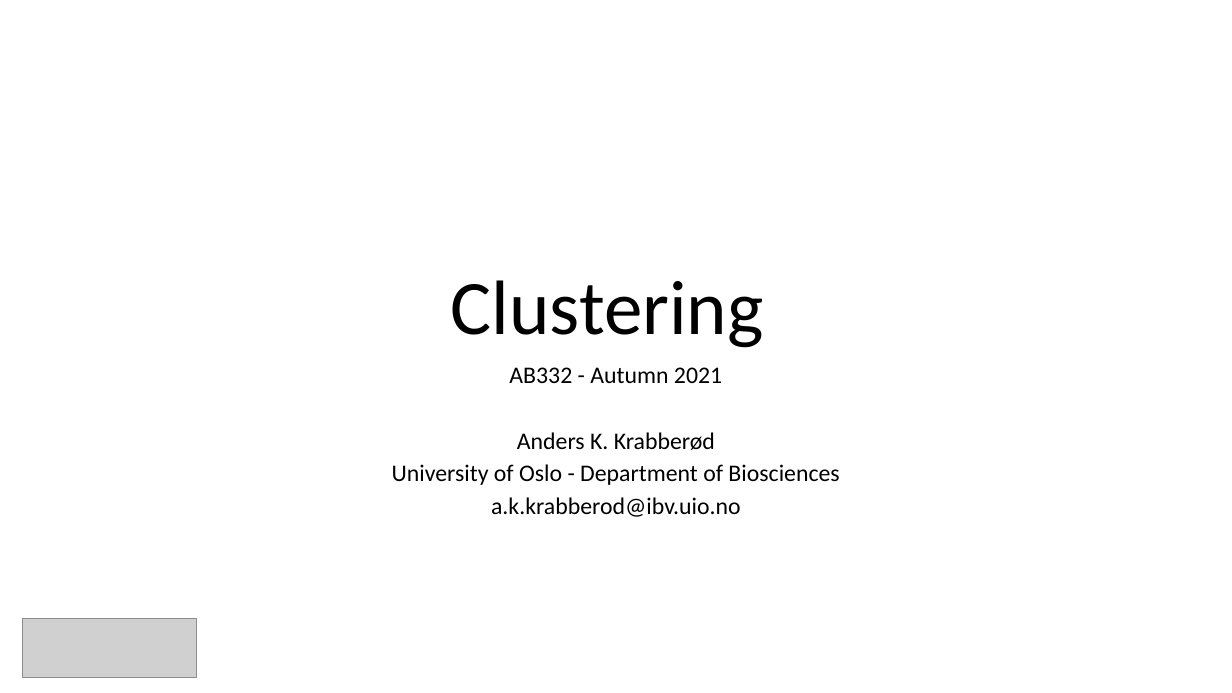
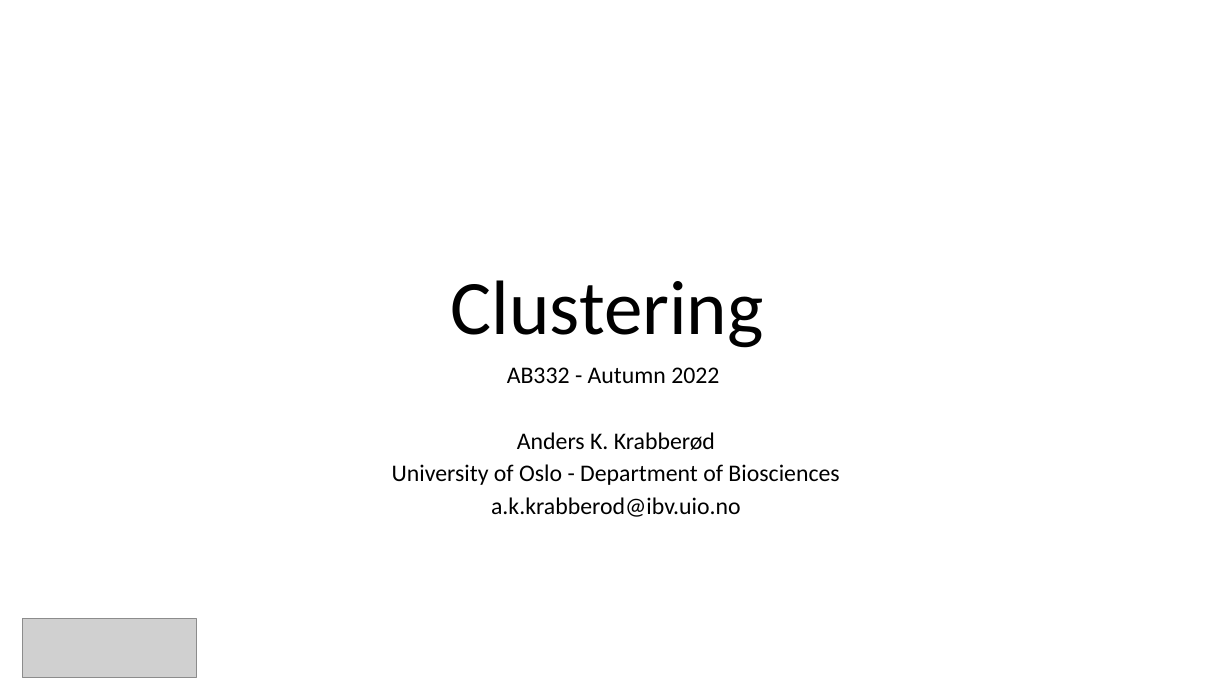
Before and after one commit to krabberod/UNIS_AB332_2022, a slide deck: slide 1 of Lectures/Clustering_lecture.pptx. Drawn at 1232x693 pixels with LibreOffice and Linux fonts; fonts in the diff are those of the drawing; grey boxes stand for pictures. Boxes give left, top, right and bottom in pixels: in the first picture for what was removed or moved away, otherwise in the second. Text is boxed around its words. In the diff, an @@ line names an element or a change of style, - is before the commit and + after.

```diff
--- a/Lectures/Clustering_lecture.pptx
+++ b/Lectures/Clustering_lecture.pptx
@@ subtitle at [507,367,719,383]: text changed @@
-AB332 - Autumn 2021
+AB332 - Autumn 2022
```
Also in this commit, not shown: 9 other files.
